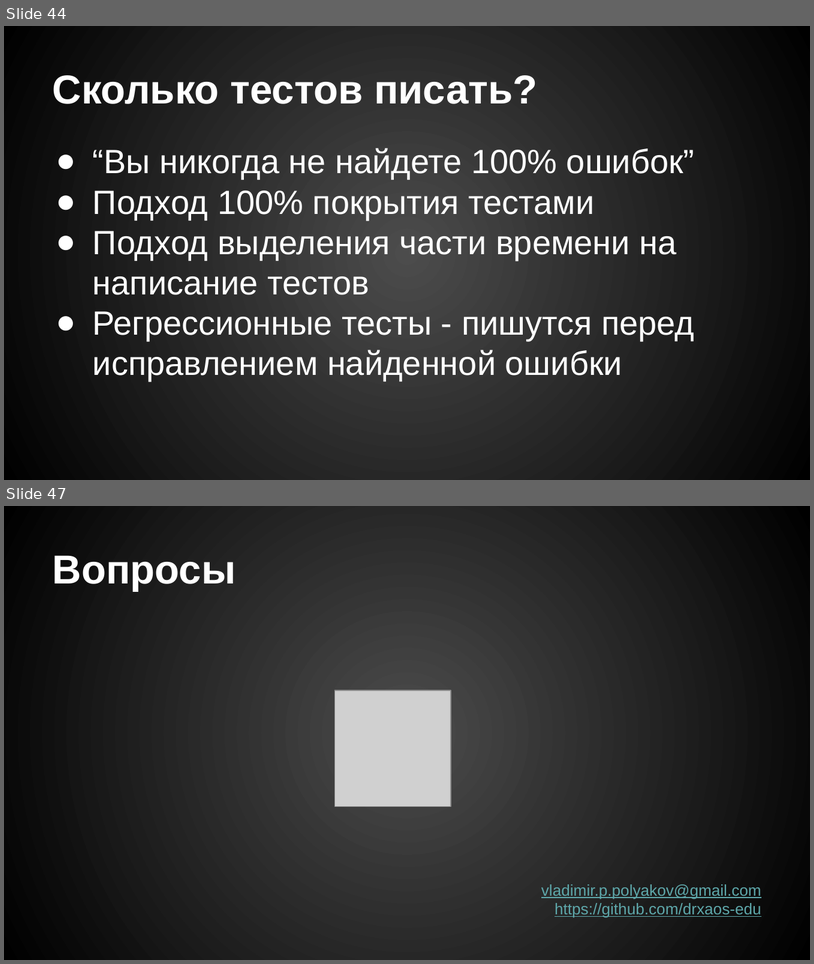
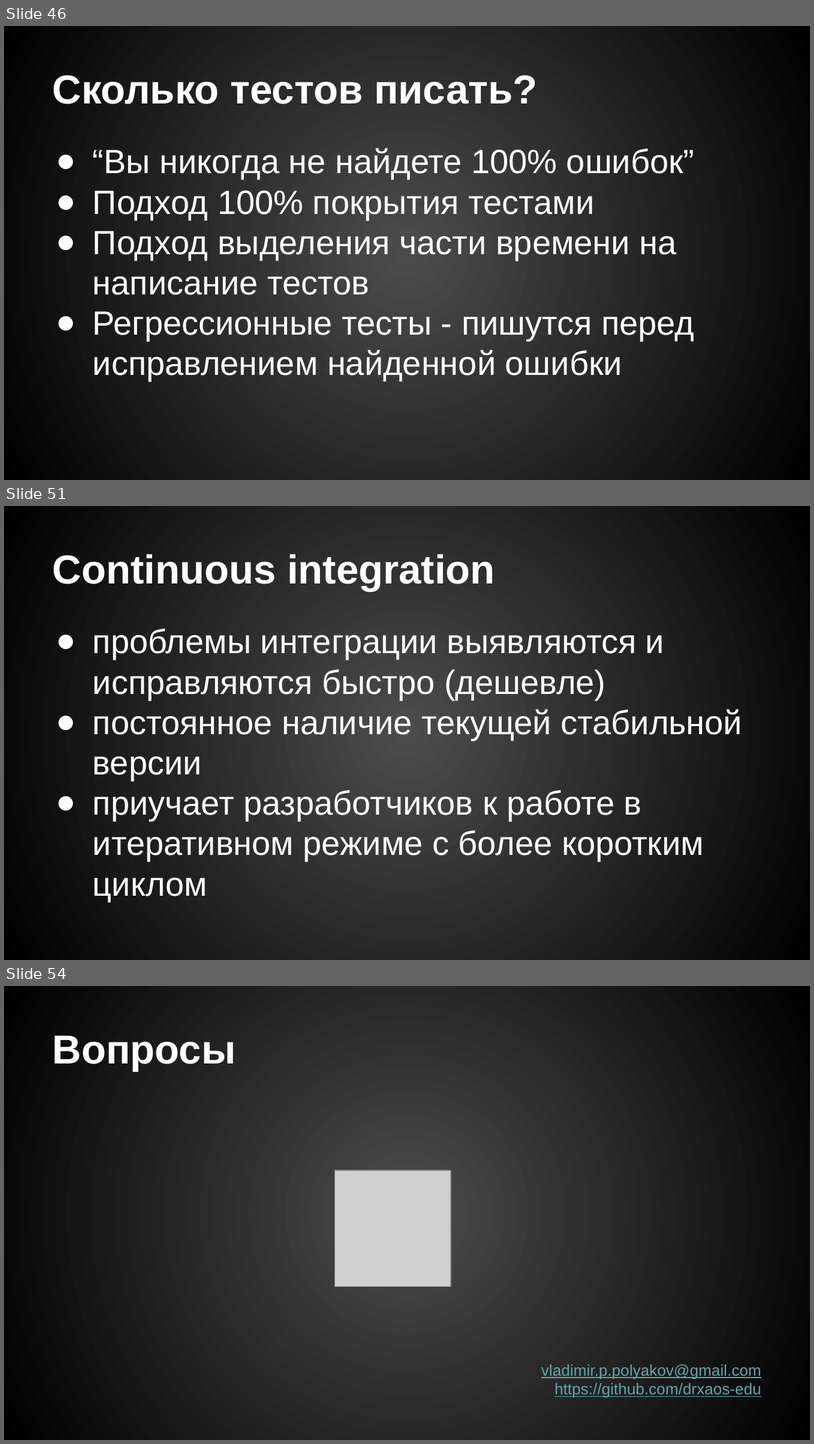
Before and after one commit to drxaos-edu/lecture-unit-testing, a slide deck: Модульное тестирование.pptx. Shown one above the other, each under a label of ours: slides 44 and 47 before the commit, slides 46, 51 and 54 after it; the slides between them are not shown. The pictures are 814x964 and 814x1444 pixels, drawn with LibreOffice and Linux fonts; fonts in the diff are those of the drawing; grey boxes stand for pictures. Boxes give left, top, right and bottom in pixels: in the first picture for what was removed or moved away, otherwise in the second. Text is boxed around its words. In the diff, an @@ line names an element or a change of style, - is before the commit and + after.

```diff
--- a/Модульное тестирование.pptx
+++ b/Модульное тестирование.pptx
@@ slide 51 added at [4, 506, 810, 960], background gradient #4C4C4C to #000000 @@
@@ title added at [53, 554, 495, 591], 36 pt, text #FFFFFF, bold @@
+Continuous integration
@@ text added at [93, 628, 743, 901], 30 pt, text #FFFFFF @@
+● проблемы интеграции выявляются и исправляются быстро (дешевле)
+● постоянное наличие текущей стабильной версии
+● приучает разработчиков к работе в итеративном режиме с более коротким циклом
@@ what was slide 44 is now slide 46 @@
@@ what was slide 47 is now slide 54 @@
```
Also in this commit, not shown: 2 slides changed, 6 other slides added, 1 other file.
